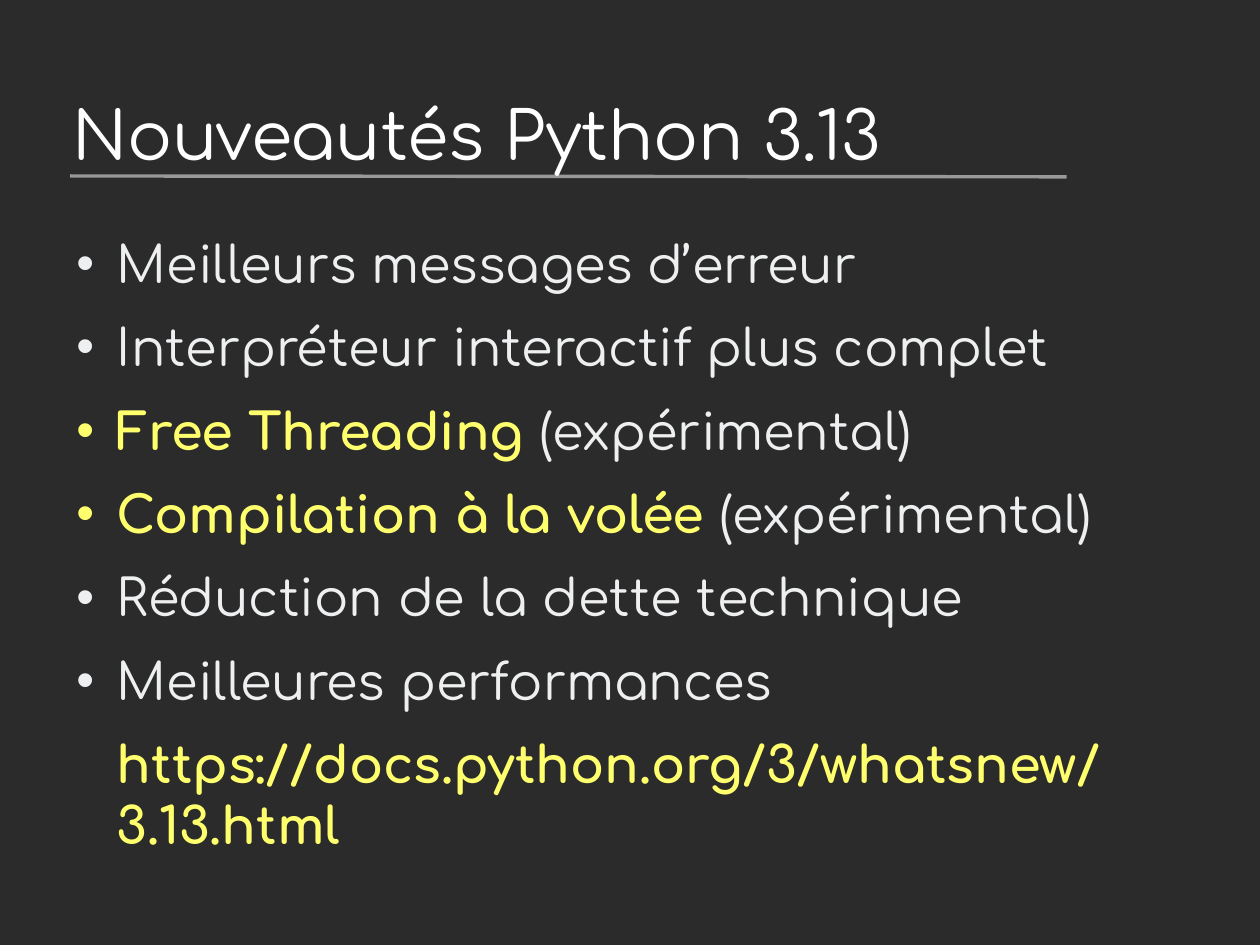
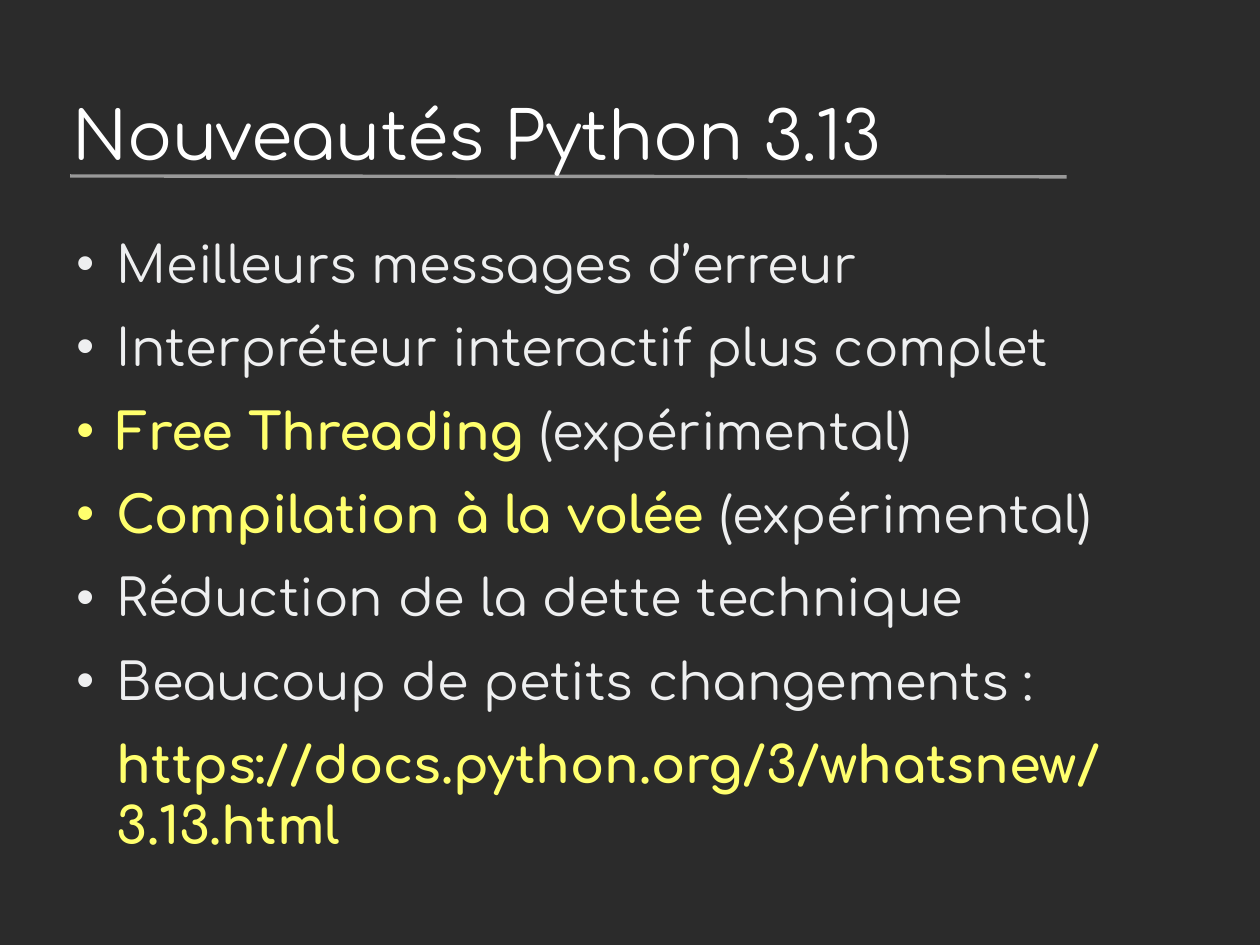
Before and after one commit to vstinner/talks, a slide deck: slide 28 of 2024-PyconFR/nouveautes_python3.13.odp. Drawn at 1260x945 pixels with LibreOffice and Linux fonts; fonts in the diff are those of the drawing; background and template pictures are left out; a plain dark background stands for a picture behind light text. Boxes give left, top, right and bottom in pixels: in the first picture for what was removed or moved away, otherwise in the second. Text is boxed around its words. In the diff, an @@ line names an element or a change of style, - is before the commit and + after.

```diff
--- a/2024-PyconFR/nouveautes_python3.13.odp
+++ b/2024-PyconFR/nouveautes_python3.13.odp
@@ text at (x1=117, y1=660, x2=1009, y2=712): text changed @@
-• Meilleures performances
+• Beaucoup de petits changements :
```
Also in this commit, not shown: 1 other slide changed, 2 slides added, 2 slides removed.
